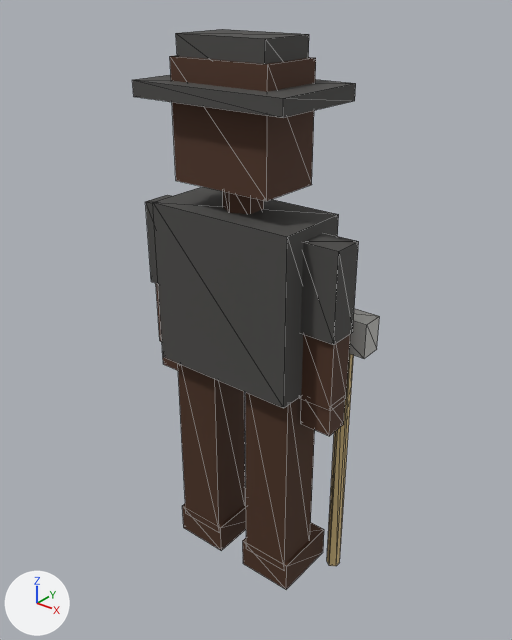
Before and after pictures for a commit that changed the glTF model assets/keepers/keeper_elephant_keeper_09.glb.
The view is the same before and after, from a 50 mm camera at (1.368, -1.662, 2.037) aimed at (0.011, 0.034, 0.986). The axes (+X, +Y, +Z) are drawn at lower left. The lights are the same throughout. The first picture is the older version. Mesh edges are drawn as thin lines. Vertices at exactly the same position are counted once.

The first picture shows 'SM_keepers_keeper_elephant_keeper_09'.
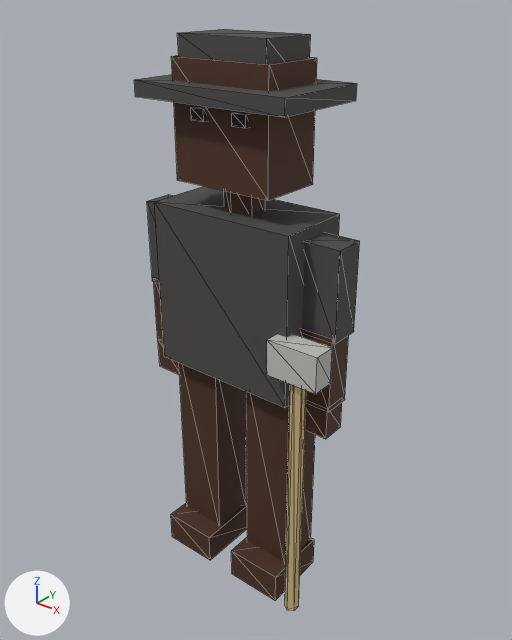
The change, as a diff of the scene's bpy script:
```diff
--- a/assets/keepers/keeper_elephant_keeper_09.glb.py
+++ b/assets/keepers/keeper_elephant_keeper_09.glb.py
@@ me_sm_keepers_keeper_elephant_keeper_09 @@
 me_sm_keepers_keeper_elephant_keeper_09.from_pydata(...)  # 160 vertices, 244 faces; spans x -0.4..0.4, y -0.18..0.18, z 0.0..1.89
+# me_sm_keepers_keeper_elephant_keeper_09 part 1: the loose piece of 8 vertices spanning x 0.04..0.25, y -0.09..0.15, z 0.0..0.12 is moved by (0.0, -0.07, 0.0)
+# me_sm_keepers_keeper_elephant_keeper_09 part 2: the loose piece of 8 vertices spanning x -0.27..-0.07, y -0.09..0.15, z 0.0..0.12 is moved by (0.0, -0.07, 0.0)
+# me_sm_keepers_keeper_elephant_keeper_09 part 3: the loose piece of 8 vertices spanning x 0.06..0.24, y -0.08..0.08, z 0.08..0.84 is moved by (0.0, 0.01, 0.0)
+# me_sm_keepers_keeper_elephant_keeper_09 part 4: the loose piece of 8 vertices spanning x -0.26..-0.08, y -0.08..0.08, z 0.08..0.84 is moved by (0.0, 0.01, 0.0)
+# me_sm_keepers_keeper_elephant_keeper_09 part 5: the loose piece of 8 vertices spanning x -0.28..0.26, y -0.13..0.13, z 0.82..1.38 is moved by (0.0, 0.01, 0.0)
+# me_sm_keepers_keeper_elephant_keeper_09 part 6: the loose piece of 8 vertices spanning x -0.4..-0.26, y -0.06..0.05, z 1.05..1.34 is moved by (0.0, 0.01, 0.0)
+# me_sm_keepers_keeper_elephant_keeper_09 part 7: the loose piece of 8 vertices spanning x -0.39..-0.27, y -0.04..0.05, z 0.81..1.06 is moved by (0.0, -0.01, 0.0)
+# me_sm_keepers_keeper_elephant_keeper_09 part 8: the loose piece of 8 vertices spanning x -0.39..-0.27, y -0.03..0.05, z 0.7..0.82 is moved by (0.0, -0.02, 0.0)
+# me_sm_keepers_keeper_elephant_keeper_09 part 9: the loose piece of 8 vertices spanning x 0.24..0.38, y -0.06..0.05, z 1.05..1.34 is moved by (0.0, 0.01, 0.0)
+# me_sm_keepers_keeper_elephant_keeper_09 part 10: the loose piece of 8 vertices spanning x 0.25..0.37, y -0.04..0.05, z 0.81..1.06 is moved by (0.0, -0.01, 0.0)
+# me_sm_keepers_keeper_elephant_keeper_09 part 11: the loose piece of 8 vertices spanning x 0.25..0.37, y -0.03..0.05, z 0.7..0.82 is moved by (0.0, -0.02, 0.0)
+# me_sm_keepers_keeper_elephant_keeper_09 part 12: the loose piece of 12 vertices spanning x -0.07..0.05, y -0.07..0.06, z 1.36..1.48 is moved by (0.0, 0.01, 0.0)
+# me_sm_keepers_keeper_elephant_keeper_09 part 13: the loose piece of 8 vertices spanning x -0.19..0.17, y -0.11..0.11, z 1.46..1.83 is moved by (0.0, 0.01, 0.0)
+# me_sm_keepers_keeper_elephant_keeper_09 part 14: the loose piece of 8 vertices spanning x 0.04..0.09, y 0.09..0.11, z 1.66..1.69 is moved by (0.0, -0.21, 0.0)
+# me_sm_keepers_keeper_elephant_keeper_09 part 15: the loose piece of 8 vertices spanning x -0.11..-0.06, y 0.09..0.11, z 1.66..1.69 is moved by (0.0, -0.21, 0.0)
+# me_sm_keepers_keeper_elephant_keeper_09 part 16: the loose piece of 8 vertices spanning x -0.29..0.27, y -0.18..0.17, z 1.71..1.76 is moved by (0.0, 0.01, 0.0)
+# me_sm_keepers_keeper_elephant_keeper_09 part 17: the loose piece of 8 vertices spanning x -0.17..0.15, y -0.1..0.1, z 1.74..1.89 is moved by (0.0, 0.01, 0.0)
+# me_sm_keepers_keeper_elephant_keeper_09 part 18: the loose piece of 12 vertices spanning x 0.29..0.33, y 0.11..0.16, z 0.0..1.06 is moved by (0.0, -0.27, 0.0)
+# me_sm_keepers_keeper_elephant_keeper_09 part 19: the loose piece of 8 vertices spanning x 0.22..0.4, y 0.1..0.18, z 0.94..1.06 is moved by (0.0, -0.27, 0.0)
 me_sm_keepers_keeper_elephant_keeper_09.materials.append(mat_mat_palette)
```

Where the change shows, as pixel boxes (x1, y1, x2, y2) in the pictures (512 x 640 px; the box of a moved part takes in the faces that stretch with it):
'SM_keepers_keeper_elephant_keeper_09', reshaped (9% narrower)
    before: (132, 29, 380, 589)
    after: (134, 29, 360, 611)
part 1 of me_sm_keepers_keeper_elephant_keeper_09, moved or reshaped
    before: (243, 523, 324, 589)
    after: (231, 537, 314, 601)
part 2 of me_sm_keepers_keeper_elephant_keeper_09, moved or reshaped
    before: (182, 488, 246, 551)
    after: (171, 502, 247, 560)
part 3 of me_sm_keepers_keeper_elephant_keeper_09, moved or reshaped
    before: (245, 392, 315, 564)
    after: (246, 391, 315, 563)
part 4 of me_sm_keepers_keeper_elephant_keeper_09, moved or reshaped
    before: (178, 364, 245, 526)
    after: (179, 363, 246, 525)
part 5 of me_sm_keepers_keeper_elephant_keeper_09, moved or reshaped
    before: (153, 187, 339, 408)
    after: (154, 186, 340, 407)
part 6 of me_sm_keepers_keeper_elephant_keeper_09, moved or reshaped
    before: (146, 195, 171, 284)
    after: (147, 195, 173, 281)
part 7 of me_sm_keepers_keeper_elephant_keeper_09, moved or reshaped (mostly hidden before)
    before: (156, 284, 162, 342)
    after: (153, 278, 163, 341)
part 8 of me_sm_keepers_keeper_elephant_keeper_09, moved or reshaped (mostly hidden before)
    before: (163, 357, 178, 370)
    after: (158, 339, 179, 374)
part 9 of me_sm_keepers_keeper_elephant_keeper_09, moved or reshaped
    before: (301, 233, 359, 345)
    after: (302, 233, 360, 344)
part 10 of me_sm_keepers_keeper_elephant_keeper_09, moved or reshaped
    before: (299, 334, 350, 411)
    after: (301, 329, 349, 412)
part 11 of me_sm_keepers_keeper_elephant_keeper_09, moved or reshaped
    before: (301, 399, 345, 436)
    after: (305, 400, 342, 439)
part 12 of me_sm_keepers_keeper_elephant_keeper_09, moved or reshaped
    before: (223, 191, 264, 214)
    after: (224, 191, 265, 213)
part 13 of me_sm_keepers_keeper_elephant_keeper_09, moved or reshaped
    before: (170, 55, 316, 201)
    after: (171, 55, 317, 200)
part 14 of me_sm_keepers_keeper_elephant_keeper_09, moved or reshaped (not visible before)
    after: (232, 113, 247, 128)
part 15 of me_sm_keepers_keeper_elephant_keeper_09, moved or reshaped (not visible before)
    after: (191, 107, 205, 122)
part 16 of me_sm_keepers_keeper_elephant_keeper_09, moved or reshaped
    before: (132, 75, 356, 118)
    after: (134, 75, 357, 117)
part 17 of me_sm_keepers_keeper_elephant_keeper_09, moved or reshaped
    before: (176, 29, 309, 64)
    after: (177, 29, 311, 64)
part 18 of me_sm_keepers_keeper_elephant_keeper_09, moved or reshaped
    before: (327, 354, 354, 566)
    after: (285, 384, 306, 611)
part 19 of me_sm_keepers_keeper_elephant_keeper_09, moved or reshaped
    before: (349, 308, 380, 359)
    after: (267, 334, 333, 394)
